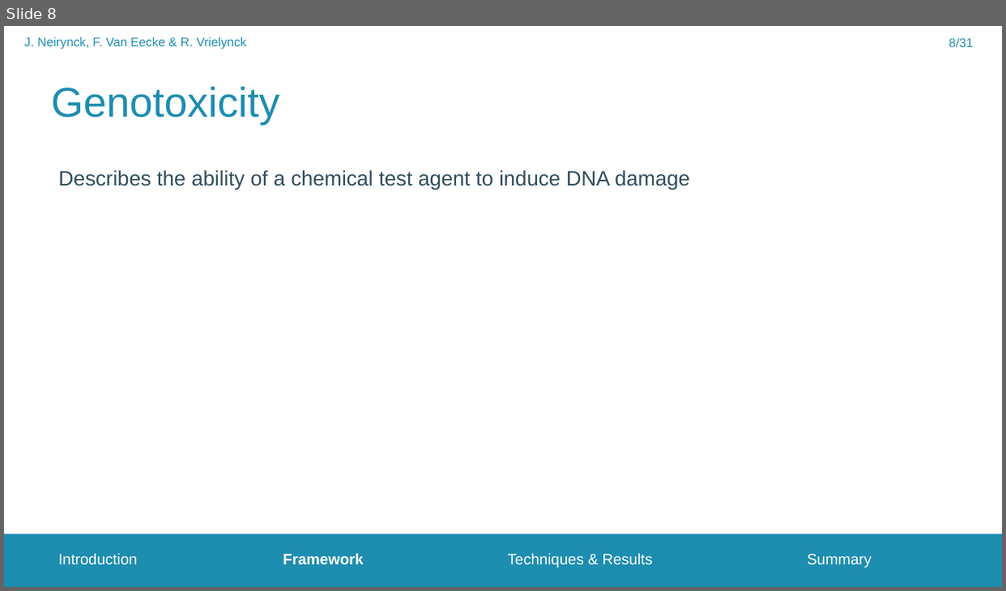
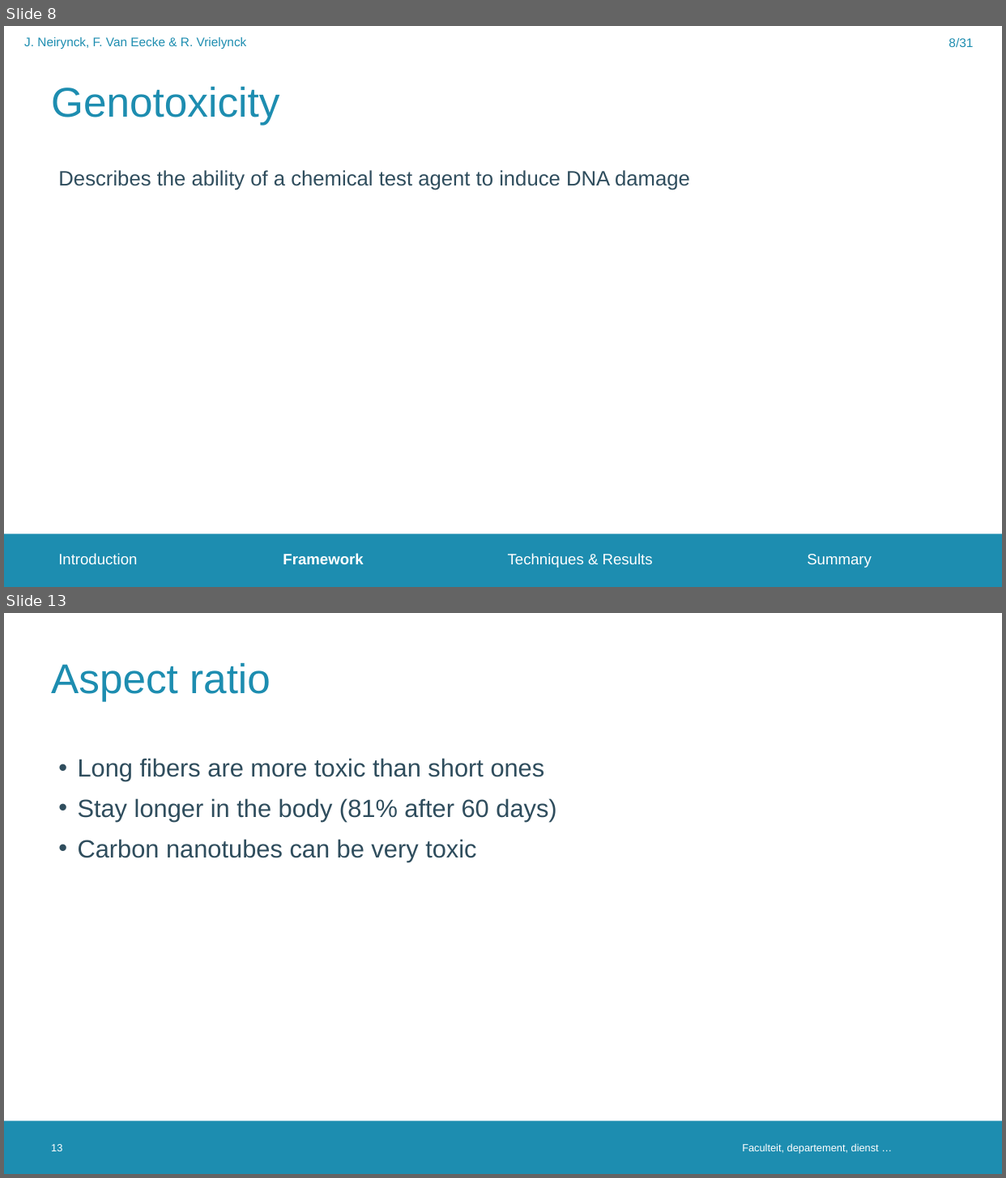
Before and after one commit to FrederikVanEecke/PresentationClusters, a slide deck: NanoparticleToxicity.pptx. Shown one above the other, each under a label of ours: slide 8 before the commit, slides 8 and 13 after it; the slides between them are not shown. The pictures are 1006x591 and 1006x1178 pixels, drawn with LibreOffice and Linux fonts; fonts in the diff are those of the drawing; background and template pictures are left out. Boxes give left, top, right and bottom in pixels: in the first picture for what was removed or moved away, otherwise in the second. Text is boxed around its words. In the diff, an @@ line names an element or a change of style, - is before the commit and + after.

```diff
--- a/NanoparticleToxicity.pptx
+++ b/NanoparticleToxicity.pptx
@@ slide 13 added at <box>4,613,1002,1174</box>, background #FFFFFF; not listed: 1 template element that a slide beside it also shows @@
@@ title added at <box>51,662,270,701</box>, 40 pt, text #1D8DB0 @@
+Aspect ratio
@@ text added at <box>78,758,556,862</box>, 24 pt, text #2F4D5D @@
+• Long fibers are more toxic than short ones
+• Stay longer in the body (81% after 60 days)
+• Carbon nanotubes can be very toxic
@@ page number added at <box>51,1144,62,1152</box>, 10 pt, text #FFFFFF @@
+13
@@ text added at <box>742,1144,879,1154</box>, 10 pt, text #FFFFFF @@
+Faculteit, departement, dienst …
```
Also in this commit, not shown: 6 other slides added.
